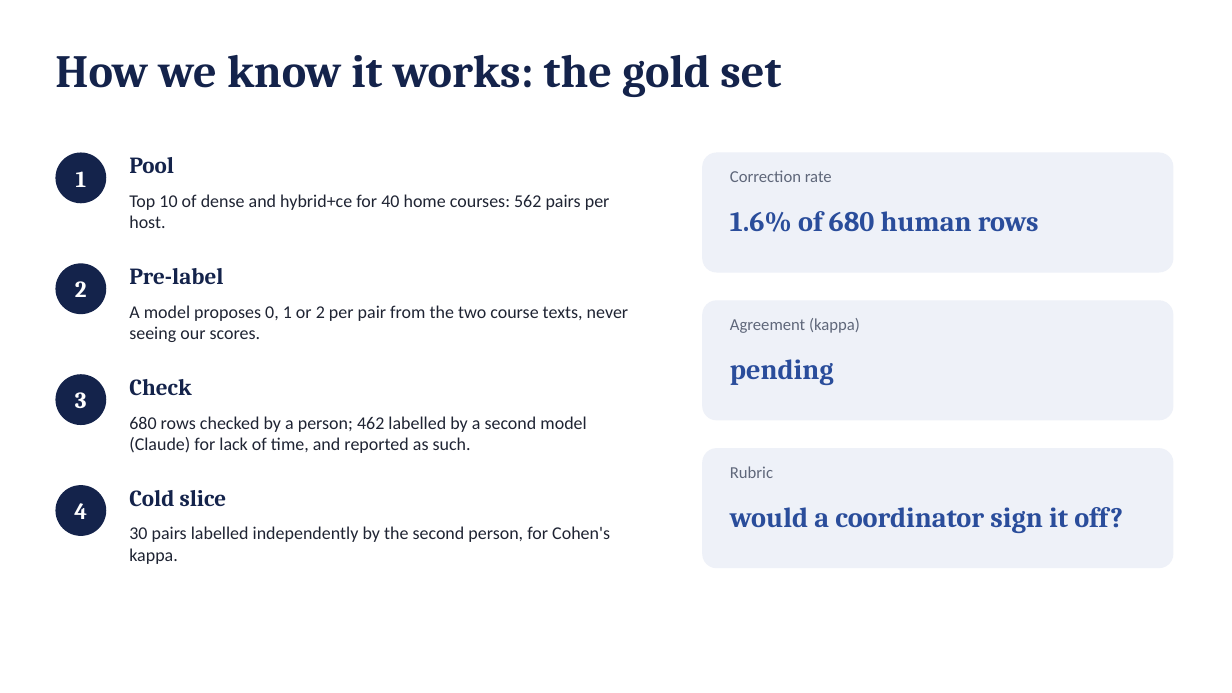
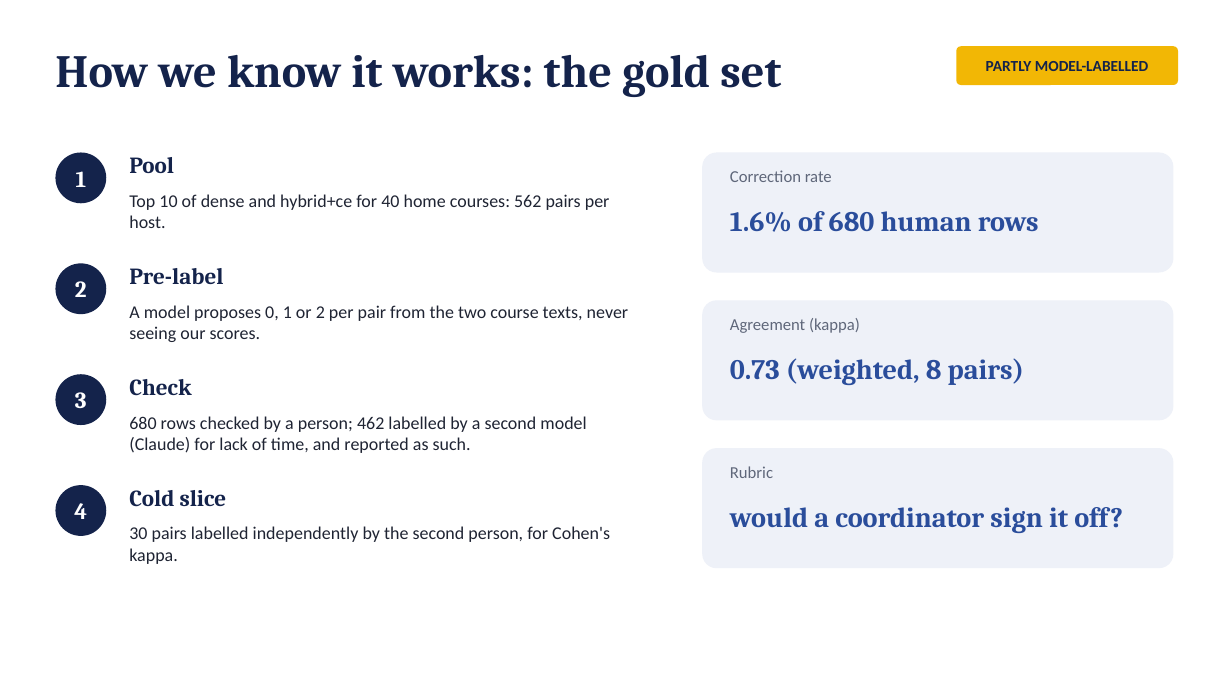
Before and after one commit to aleksandarhorvat/ErasmusGPT, a slide deck: slide 5 of docs/slides/erasmusgpt-defence.pptx. Drawn at 1232x693 pixels with LibreOffice and Linux fonts; fonts in the diff are those of the drawing. Boxes give left, top, right and bottom in pixels: in the first picture for what was removed or moved away, otherwise in the second. Text is boxed around its words. In the diff, an @@ line names an element or a change of style, - is before the commit and + after.

```diff
--- a/docs/slides/erasmusgpt-defence.pptx
+++ b/docs/slides/erasmusgpt-defence.pptx
@@ rounded rectangle added at <box>957,46,1178,85</box>, fill #F2B705, 12 pt, text #14234B, bold @@
+PARTLY MODEL-LABELLED
@@ text at <box>730,358,1024,385</box>: text changed @@
-pending
+0.73 (weighted, 8 pairs)
```
Also in this commit, not shown: 8 other slides changed, 18 other files.
